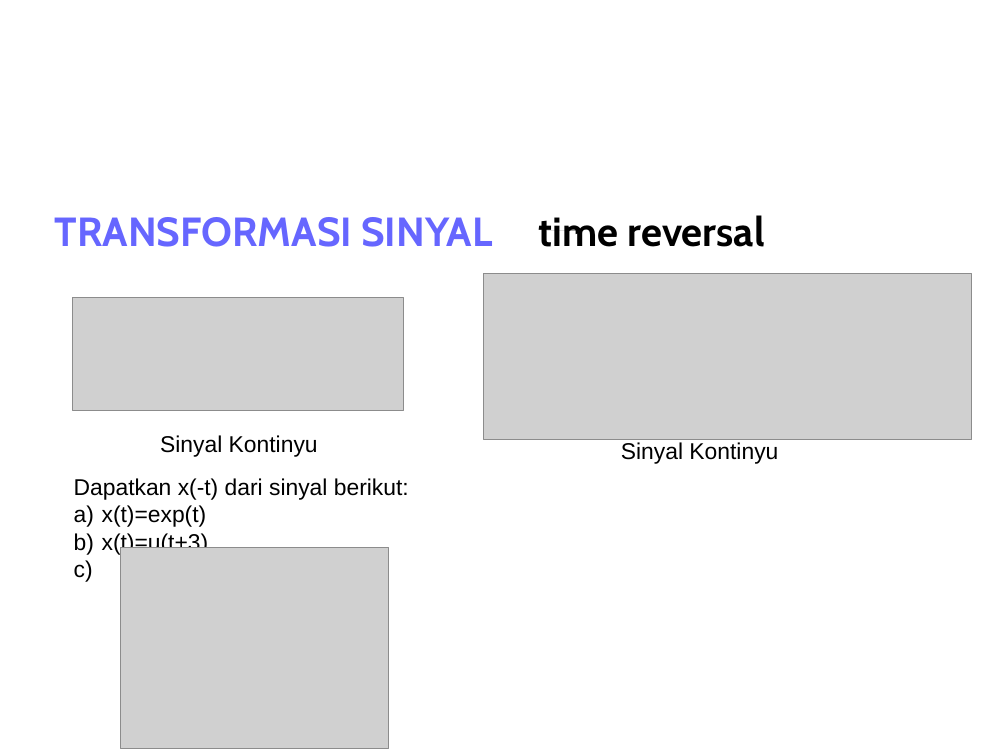
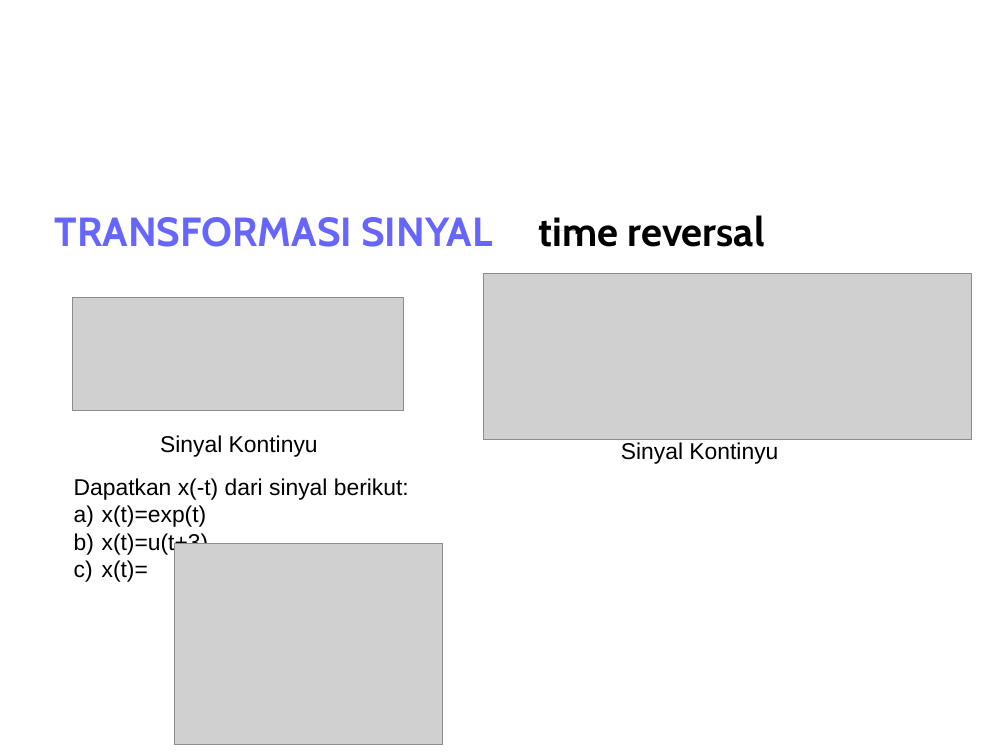
Before and after one commit to bagustris/sinyalsistem, a slide deck: slide 38 of slides/Lect1_SinyalSistem.odp. Drawn at 1008x756 pixels with LibreOffice and Linux fonts; fonts in the diff are those of the drawing; grey boxes stand for pictures; background and template pictures are left out. Boxes give left, top, right and bottom in pixels: in the first picture for what was removed or moved away, otherwise in the second. Text is boxed around its words. In the diff, an @@ line names an element or a change of style, - is before the commit and + after.

```diff
--- a/slides/Lect1_SinyalSistem.odp
+++ b/slides/Lect1_SinyalSistem.odp
@@ text at (x1=102, y1=560, x2=148, y2=582): paragraph added @@
+c) x(t)=
@@ picture moved from (x1=121, y1=547, x2=389, y2=748) to (x1=175, y1=543, x2=443, y2=745) @@
```
